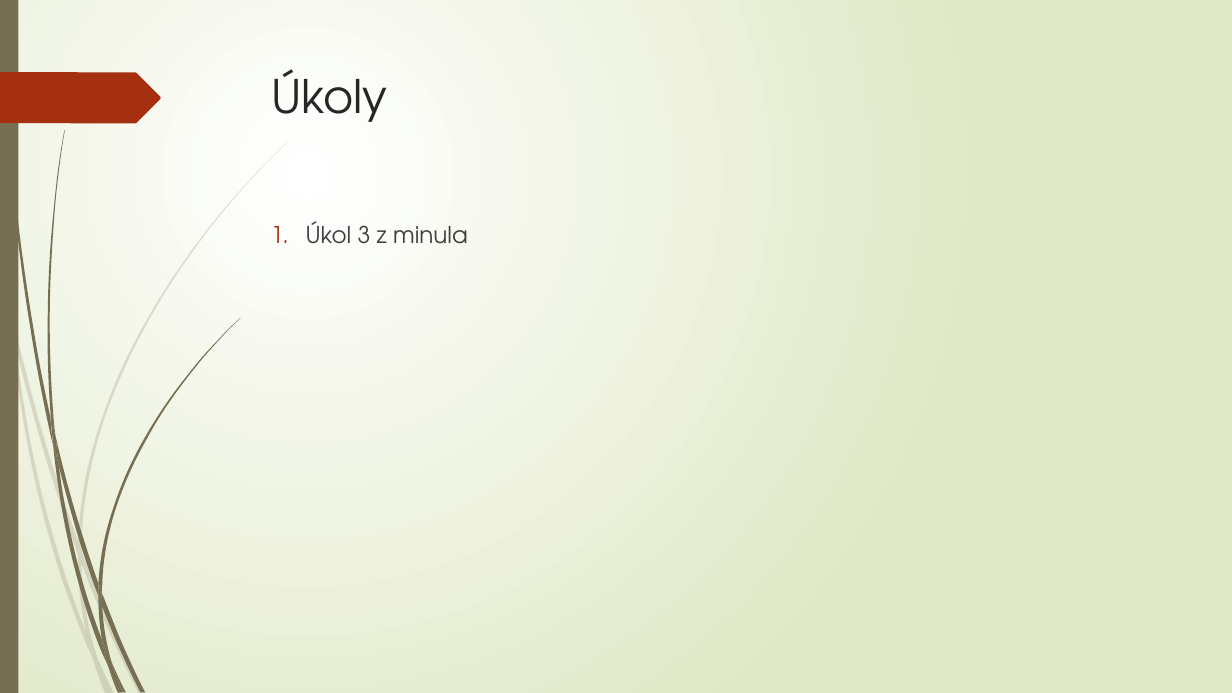
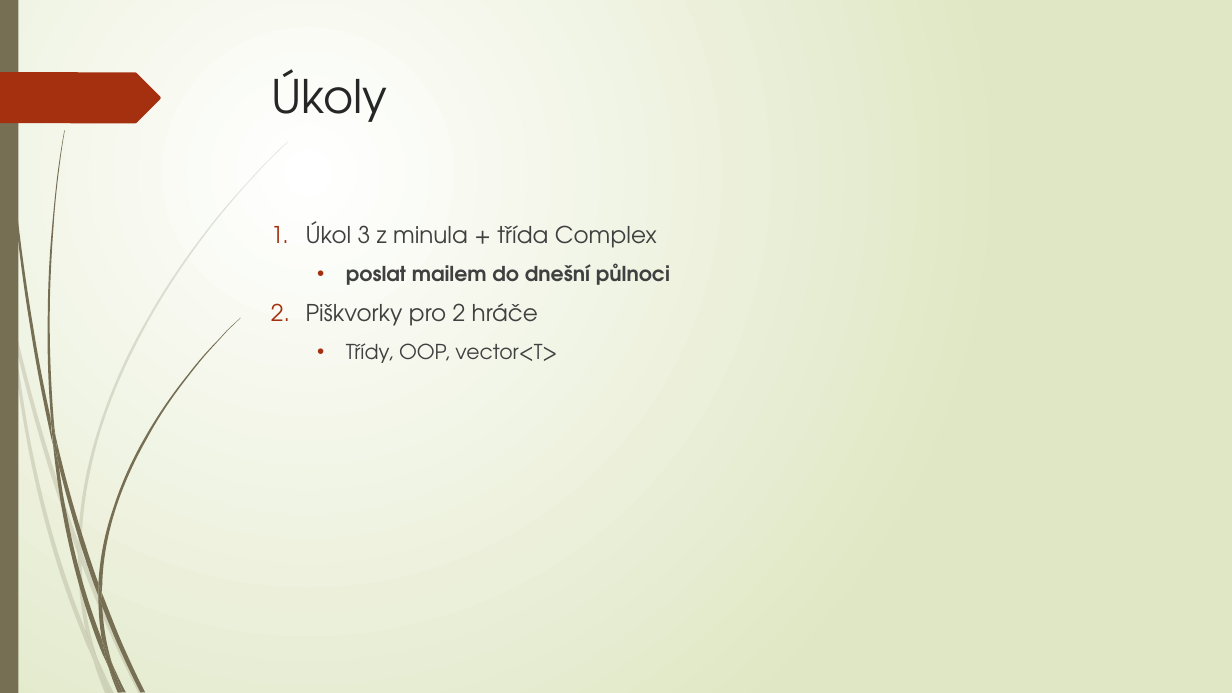
Before and after one commit to fan1x/fan1x.github.io, a slide deck: slide 8 of data/cpp/cv3/cpp_cv3.pptx (slide 7 before the commit). Drawn at 1232x693 pixels with LibreOffice and Linux fonts; fonts in the diff are those of the drawing. Boxes give left, top, right and bottom in pixels: in the first picture for what was removed or moved away, otherwise in the second. Text is boxed around its words. In the diff, an @@ line names an element or a change of style, - is before the commit and + after.

Commit message:
[cpp] adding cv3 slides

```diff
--- a/data/cpp/cv3/cpp_cv3.pptx
+++ b/data/cpp/cv3/cpp_cv3.pptx
@@ text at (306, 221, 670, 363): text changed; size 18 to 16 pt @@
-1. Úkol 3 z minula
+1. Úkol 3 z minula + třída Complex
+  • poslat mailem do dnešní půlnoci
+2. Piškvorky pro 2 hráče
+  • Třídy, OOP, vector<T>
```
Also in this commit, not shown: 1 slide added, 2 other files.
